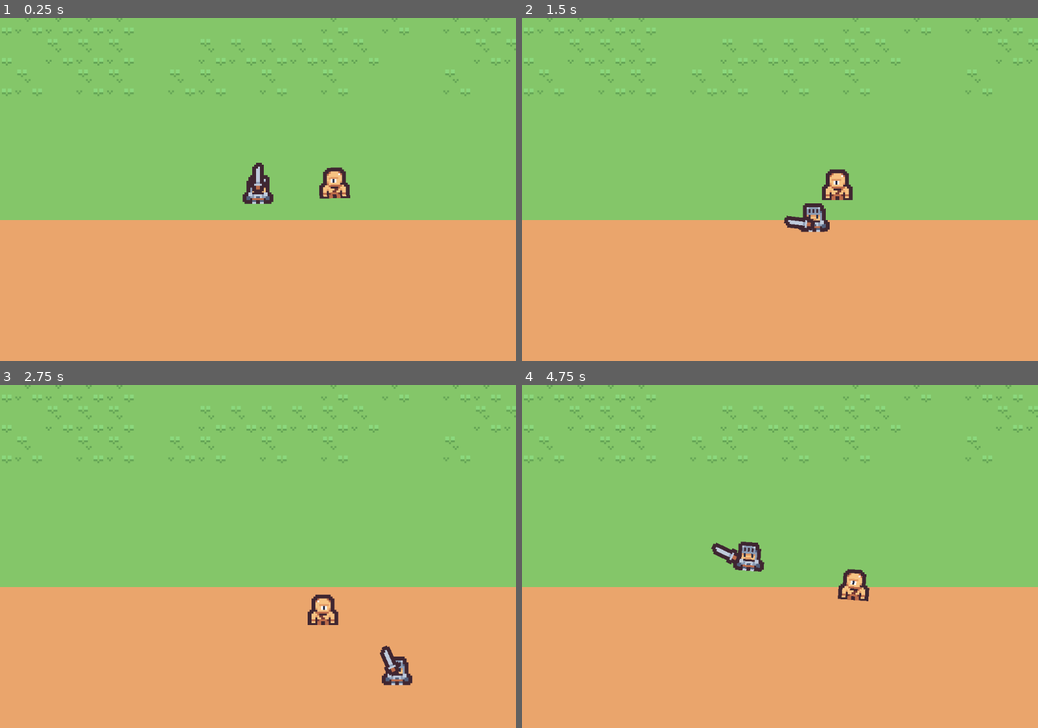
Above: before the commit, frames 1-4 (two rows, left to right).
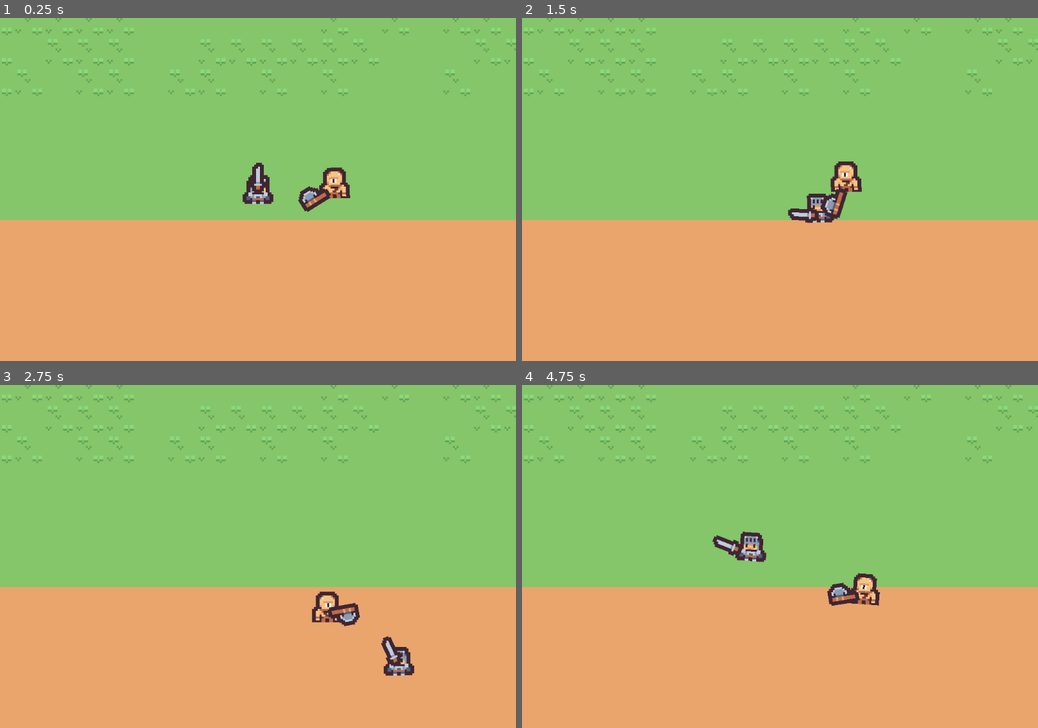
Above: after the commit, the same moments.

Repository: MohitWarrier/action-rpg
Game: Godot game, scene res://overworld.tscn
The game is run twice, just before and just after one commit, with the same random seed, the same clock (stepped at 60 frames per second) and the same inputs.
Inputs (mouse positions are in pixels of both pictures, inside the frame that each line leads up to):
- Up to frame 1 (0.25 s): no input
- Up to frame 2 (1.5 s): move the mouse to (893, 172) at 0.52 s; hold D (move_right) 0.53-1.28 s; click (893, 172) at 0.6 s; move the mouse to (676, 206) at 1.27 s; hold S (move_down) from 1.28 s (still down); click (676, 206) at 1.35 s
- Up to frame 3 (2.75 s): move the mouse to (309, 481) at 2.02 s; release S (move_down) at 2.03 s; hold D (move_right) from 2.03 s (still down); click (309, 481) at 2.1 s
- Up to frame 4 (4.75 s): move the mouse to (754, 625) at 2.77 s; release D (move_right) at 2.78 s; hold W (move_up) 2.78-3.53 s; click (754, 625) at 2.85 s; move the mouse to (934, 607) at 3.52 s; hold A (move_left) from 3.53 s (still down); click (934, 607) at 3.6 s; move the mouse to (625, 505) at 4.27 s; click (625, 505) at 4.35 s

The runs differ from the first frame. In frame 1, 0.3% of the frame differs, in the area x 57-65%, y 48-57%; in frame 2, 1.4%; in frame 3, 1.3%; in frame 4, 1.5%, in the area x 36-70%, y 42-65%.

Commit message:
Added axe weapon

Diff:
--- /dev/null
+++ b/Scenes/Weapons/axe.tscn
@@ -0,0 +1,116 @@
+[gd_scene load_steps=7 format=3 uid="uid://b57te5syuobpi"]
+
+[ext_resource type="Script" uid="uid://nh7jsmvd3cwt" path="res://Scripts/Weapons/melee_weapon.gd" id="1_5vdlt"]
+[ext_resource type="Texture2D" uid="uid://nnn5juuro7la" path="res://Sprites/Items/Item_Axe.tres" id="2_6fevb"]
+
+[sub_resource type="Animation" id="Animation_j3ssu"]
+length = 0.001
+tracks/0/type = "value"
+tracks/0/imported = false
+tracks/0/enabled = true
+tracks/0/path = NodePath("Sprite:position")
+tracks/0/interp = 1
+tracks/0/loop_wrap = true
+tracks/0/keys = {
+"times": PackedFloat32Array(0),
+"transitions": PackedFloat32Array(1),
+"update": 0,
+"values": [Vector2(11.000001, -3)]
+}
+tracks/1/type = "value"
+tracks/1/imported = false
+tracks/1/enabled = true
+tracks/1/path = NodePath("Sprite:rotation")
+tracks/1/interp = 1
+tracks/1/loop_wrap = true
+tracks/1/keys = {
+"times": PackedFloat32Array(0),
+"transitions": PackedFloat32Array(1),
+"update": 0,
+"values": [0.9971881]
+}
+tracks/2/type = "method"
+tracks/2/imported = false
+tracks/2/enabled = true
+tracks/2/path = NodePath(".")
+tracks/2/interp = 1
+tracks/2/loop_wrap = true
+tracks/2/keys = {
+"times": PackedFloat32Array(),
+"transitions": PackedFloat32Array(),
+"values": []
+}
+
+[sub_resource type="Animation" id="Animation_t6518"]
+resource_name = "attack"
+tracks/0/type = "value"
+tracks/0/imported = false
+tracks/0/enabled = true
+tracks/0/path = NodePath("Sprite:position")
+tracks/0/interp = 1
+tracks/0/loop_wrap = true
+tracks/0/keys = {
+"times": PackedFloat32Array(0, 0.26666668, 0.43333334, 0.6, 0.7, 0.8666667),
+"transitions": PackedFloat32Array(1, 1, 1, 1, 1, 1),
+"update": 0,
+"values": [Vector2(11.000001, -3), Vector2(7, -5), Vector2(7, -5), Vector2(14, 1), Vector2(14, 1), Vector2(11.000001, -3)]
+}
+tracks/1/type = "value"
+tracks/1/imported = false
+tracks/1/enabled = true
+tracks/1/path = NodePath("Sprite:rotation")
+tracks/1/interp = 1
+tracks/1/loop_wrap = true
+tracks/1/keys = {
+"times": PackedFloat32Array(0, 0.2667, 0.43336666, 0.6, 0.7, 0.8666667),
+"transitions": PackedFloat32Array(1, 1, 1, 1, 1, 1),
+"update": 0,
+"values": [0.9971881, 0.6981317007977318, 0.6981317007977318, 1.8029251173101424, 1.8029251173101424, 0.9971881]
+}
+tracks/2/type = "method"
+tracks/2/imported = false
+tracks/2/enabled = true
+tracks/2/path = NodePath(".")
+tracks/2/interp = 1
+tracks/2/loop_wrap = true
+tracks/2/keys = {
+"times": PackedFloat32Array(0.53333336),
+"transitions": PackedFloat32Array(1),
+"values": [{
+"args": [],
+"method": &"detect_hits"
+}]
+}
+
+[sub_resource type="AnimationLibrary" id="AnimationLibrary_wectv"]
+_data = {
+&"RESET": SubResource("Animation_j3ssu"),
+&"attack": SubResource("Animation_t6518")
+}
+
+[sub_resource type="RectangleShape2D" id="RectangleShape2D_wc12u"]
+size = Vector2(12, 11)
+
+[node name="Axe" type="Node2D"]
+script = ExtResource("1_5vdlt")
+damage = 4
+hit_force = 200.0
+range = 40.0
+use_rate = 1.0
+
+[node name="Sprite" type="Sprite2D" parent="."]
+position = Vector2(11.000001, -3)
+rotation = 0.9971881
+texture = ExtResource("2_6fevb")
+flip_h = true
+
+[node name="AnimationPlayer" type="AnimationPlayer" parent="."]
+libraries = {
+&"": SubResource("AnimationLibrary_wectv")
+}
+
+[node name="Hitbox" type="Area2D" parent="."]
+
+[node name="CollisionShape2D" type="CollisionShape2D" parent="Hitbox"]
+position = Vector2(16, 0)
+shape = SubResource("RectangleShape2D_wc12u")
--- a/Scenes/Weapons/sword.tscn
+++ b/Scenes/Weapons/sword.tscn
@@ -36,6 +36,20 @@
 "update": 0,
 "values": [Vector2(10, 0), Vector2(8, 0), Vector2(8, 0), Vector2(14, 0), Vector2(14, 0), Vector2(10, 0)]
 }
+tracks/1/type = "method"
+tracks/1/imported = false
+tracks/1/enabled = true
+tracks/1/path = NodePath(".")
+tracks/1/interp = 1
+tracks/1/loop_wrap = true
+tracks/1/keys = {
+"times": PackedFloat32Array(0.2),
+"transitions": PackedFloat32Array(1),
+"values": [{
+"args": [],
+"method": &"detect_hits"
+}]
+}
 
 [sub_resource type="AnimationLibrary" id="AnimationLibrary_4op41"]
 _data = {
@@ -45,7 +59,7 @@
 
 [node name="Sword" type="Node2D"]
 script = ExtResource("1_v4uo3")
-damage = 1
+damage = 2
 hit_force = 100.0
 range = 30.0
 
--- a/Scripts/Character/character.gd
+++ b/Scripts/Character/character.gd
@@ -19,7 +19,11 @@
 
 
 func take_damage(amount: int, force: Vector2) -> void:
-	pass
+	current_hp -= amount
+	add_force(force)
+
+	if current_hp <= 0:
+		die()
 
 
 func die() -> void:
--- a/Scripts/Character/enemy.gd
+++ b/Scripts/Character/enemy.gd
@@ -22,3 +22,7 @@
 		move_input = target_direction
 	else:
 		move_input = Vector2.ZERO
+
+
+func die() -> void:
+	queue_free()
--- /dev/null
+++ b/Scripts/Character/enemy_weapons.gd
@@ -0,0 +1,16 @@
+class_name EnemyWeapons
+extends CharacterWeapons
+
+@onready var enemy: Enemy = $".."
+
+func _process(delta: float) -> void:
+	if not current_weapon:
+		return
+
+	var target_direction: Vector2 = global_position.direction_to(enemy.target.global_position)
+	var target_distance: float = global_position.distance_to(enemy.target.global_position)
+
+	current_weapon.set_aim_direction(target_direction)
+
+	if target_distance <= current_weapon.range:
+		current_weapon.try_use()
--- a/Scripts/Weapons/melee_weapon.gd
+++ b/Scripts/Weapons/melee_weapon.gd
@@ -14,4 +14,11 @@
 
 
 func detect_hits() -> void:
-	pass
+	for body in hitbox.get_overlapping_bodies():
+		if body == owner_character:
+			continue
+		if body is not Character:
+			continue
+
+		var direction: Vector2 = global_position.direction_to(body.global_position)
+		body.take_damage(damage, direction * hit_force)
--- a/overworld.tscn
+++ b/overworld.tscn
@@ -8,6 +8,8 @@
 [ext_resource type="Script" uid="uid://cspooyochquop" path="res://Scripts/Character/enemy.gd" id="5_m4qw5"]
 [ext_resource type="Texture2D" uid="uid://delaw40asu4s2" path="res://Sprites/Characters/Character_Cyclops.tres" id="6_87uyu"]
 [ext_resource type="PackedScene" uid="uid://njx75vipy5xj" path="res://Scenes/Weapons/sword.tscn" id="6_lgqhf"]
+[ext_resource type="PackedScene" uid="uid://b57te5syuobpi" path="res://Scenes/Weapons/axe.tscn" id="6_p0ssl"]
+[ext_resource type="Script" uid="uid://d3yxh130tq8wk" path="res://Scripts/Character/enemy_weapons.gd" id="9_lgqhf"]
 
 [sub_resource type="CapsuleShape2D" id="CapsuleShape2D_v726c"]
 radius = 6.0
@@ -45,6 +47,7 @@
 position = Vector2(47, -4)
 script = ExtResource("5_m4qw5")
 target = NodePath("../Player")
+stop_distance = 20
 
 [node name="Sprite2D" type="Sprite2D" parent="Enemy" node_paths=PackedStringArray("character")]
 texture = ExtResource("6_87uyu")
@@ -53,3 +56,8 @@
 
 [node name="CollisionShape2D" type="CollisionShape2D" parent="Enemy"]
 shape = SubResource("CapsuleShape2D_v726c")
+
+[node name="EnemyWeapons" type="Node2D" parent="Enemy"]
+position = Vector2(0, 4)
+script = ExtResource("9_lgqhf")
+weapon_to_equip = ExtResource("6_p0ssl")
Not shown, added: Scripts/Character/enemy_weapons.gd.uid
Not shown: 1 places in overworld.tscn that only renumber resources
